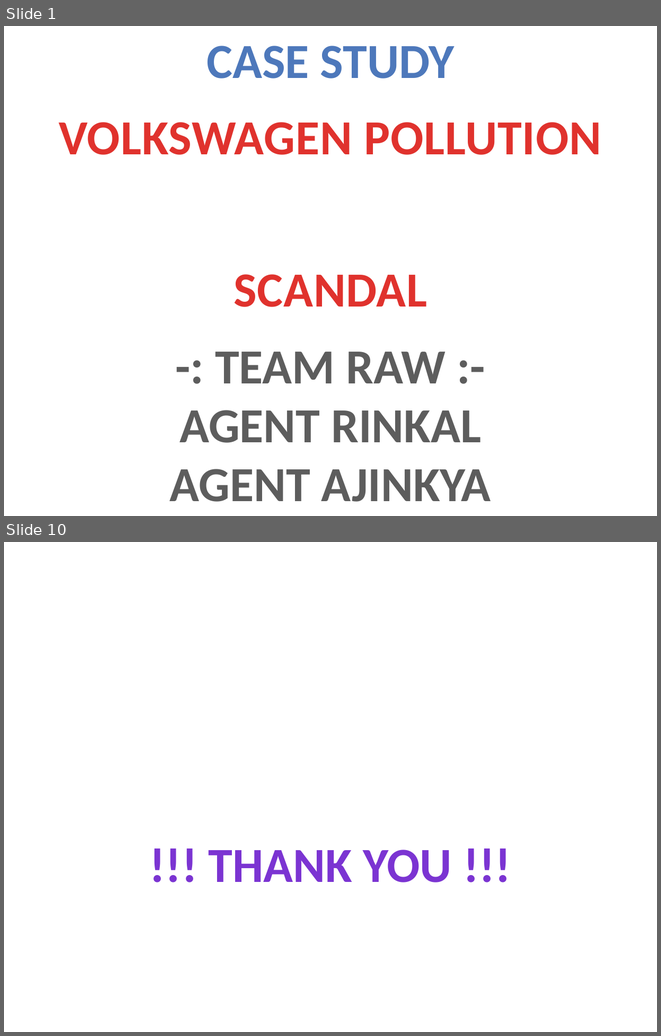
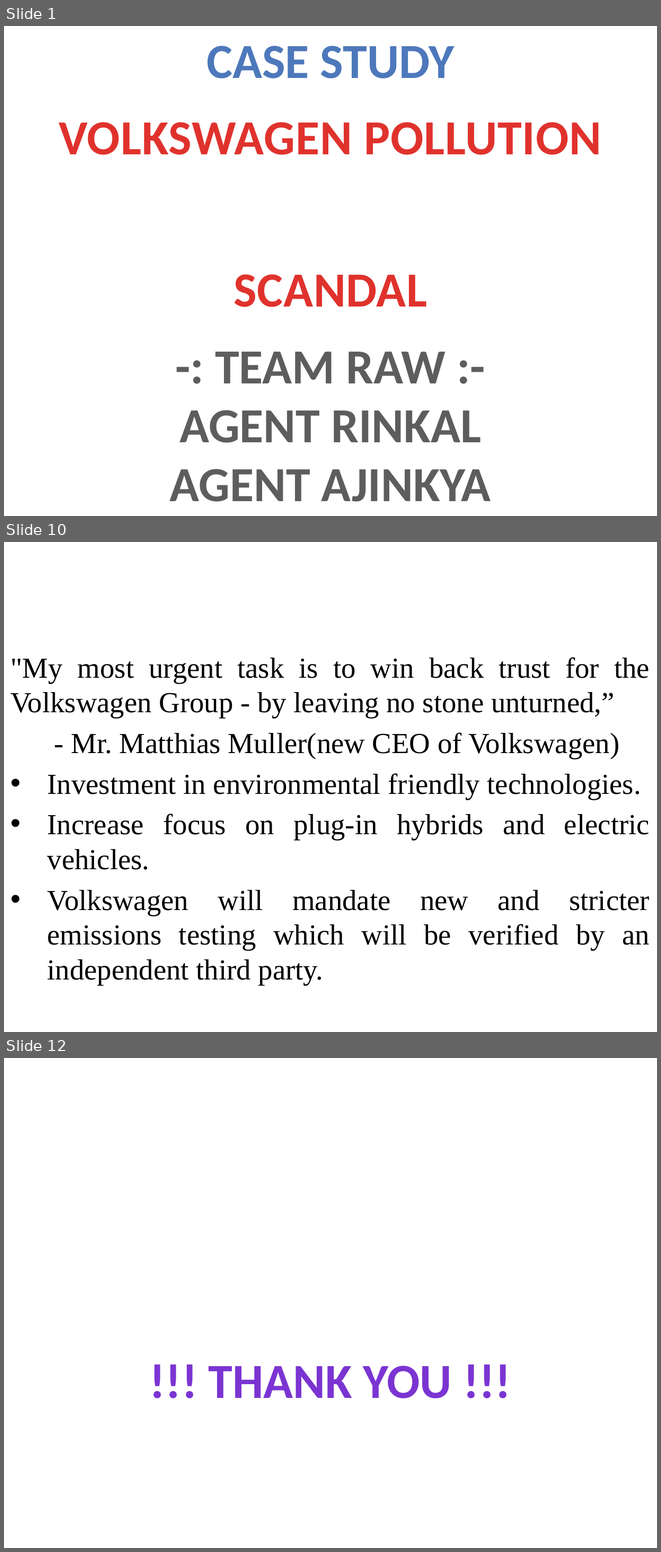
Before and after one commit to ajinkyabedekar/Case-Study, a slide deck: CASE STUDY VOLKSWAGEN POLLUTION SCANDAL.pptx. Shown one above the other, each under a label of ours: slides 1 and 10 before the commit, slides 1, 10 and 12 after it; the slides between them are not shown. The pictures are 661x1036 and 661x1552 pixels, drawn with LibreOffice and Linux fonts; fonts in the diff are those of the drawing; background and template pictures are left out. Boxes give left, top, right and bottom in pixels: in the first picture for what was removed or moved away, otherwise in the second. Text is boxed around its words. In the diff, an @@ line names an element or a change of style, - is before the commit and + after.

```diff
--- a/CASE STUDY VOLKSWAGEN POLLUTION SCANDAL.pptx
+++ b/CASE STUDY VOLKSWAGEN POLLUTION SCANDAL.pptx
@@ slide 10 added at (4,542,657,1032), background picture (left out) @@
@@ title added at (4,542,657,647), 44 pt, text #FFFFFF @@
+Future plans for volkswagen
@@ subtitle added at (10,657,650,985), 32 pt, text #000000 @@
+"My most urgent task is to win back trust for the Volkswagen Group - by leaving no stone unturned,”
+- Mr. Matthias Muller(new CEO of Volkswagen)
+• Investment in environmental friendly technologies.
+• Increase focus on plug-in hybrids and electric vehicles.
+• Volkswagen will mandate new and stricter emissions testing which will be verified by an independent third party.
@@ what was slide 10 is now slide 12 @@
```
Also in this commit, not shown: 7 slides changed, 2 other slides added, 1 slide removed, 7 other files.
